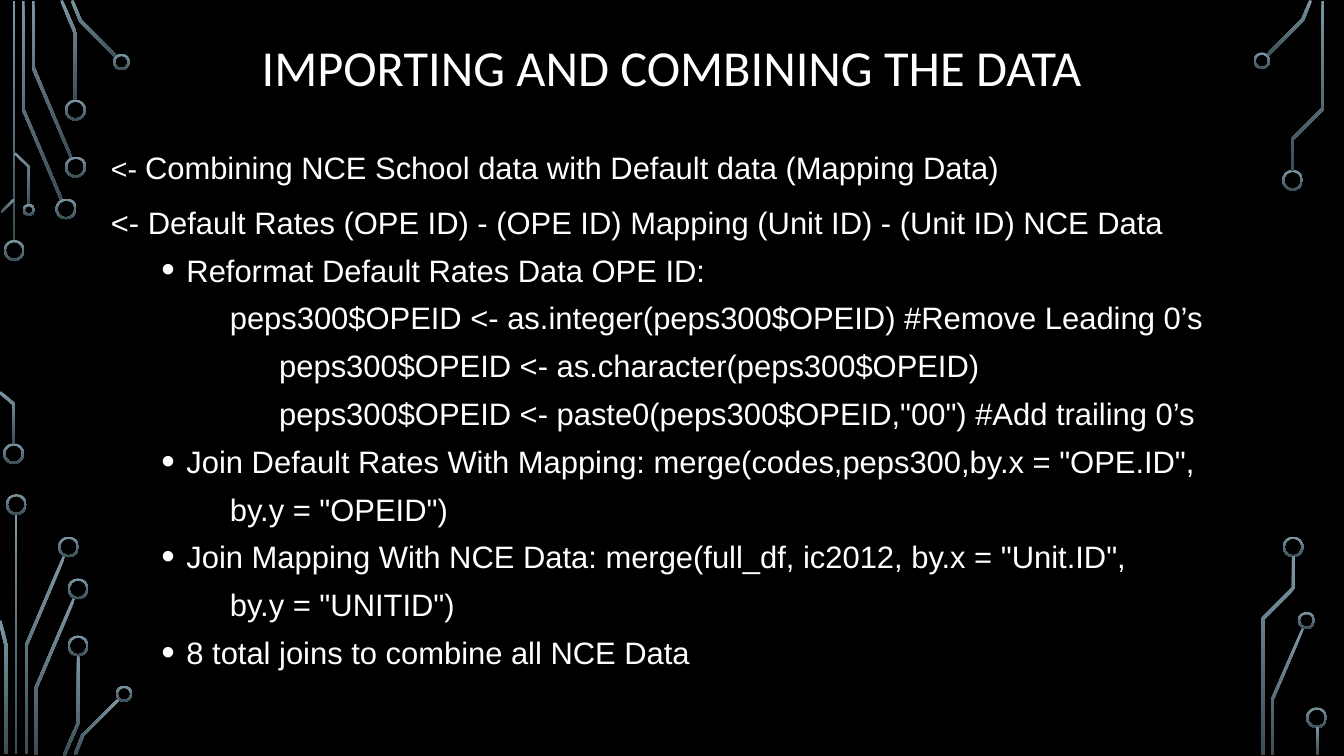
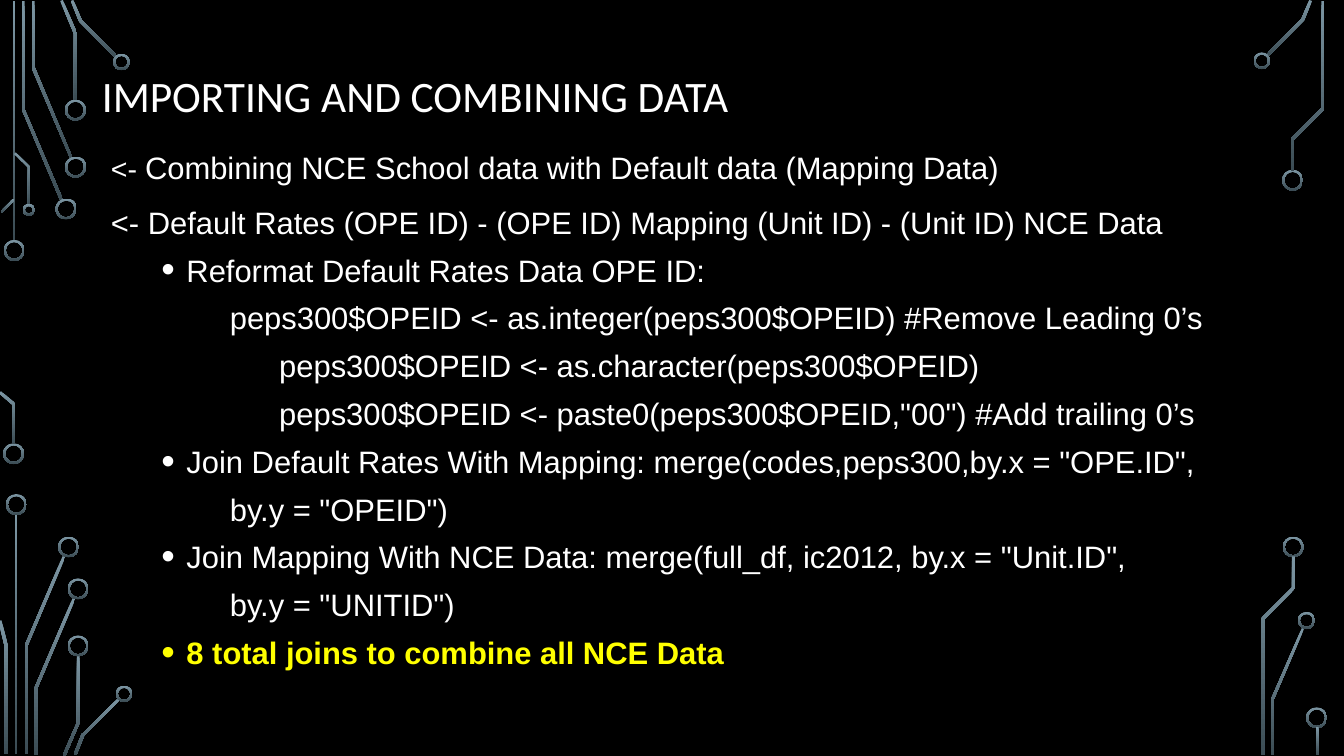
Before and after one commit to matt-pelham/rgang, a slide deck: slide 6 of Default Data Group Project - final version.pptx. Drawn at 1344x756 pixels with LibreOffice and Linux fonts; fonts in the diff are those of the drawing; background and template pictures are left out. Boxes give left, top, right and bottom in pixels: in the first picture for what was removed or moved away, otherwise in the second. Text is boxed around its words. In the diff, an @@ line names an element or a change of style, - is before the commit and + after.

```diff
--- a/Default Data Group Project - final version.pptx
+++ b/Default Data Group Project - final version.pptx
@@ text "IMPORTING AND COMBINING DATA" at <box>102,84,729,113</box>: vertical alignment middle to top @@
@@ text at <box>102,84,729,113</box>: text changed; size 36 to 31 pt @@
-IMPORTING AND COMBINING THE DATA
+IMPORTING AND COMBINING DATA
@@ text at <box>186,641,724,671</box>: text colour #FFFFFF to #FFFF00, bold on in "8 total joins to combine all NCE ..." @@
```
Also in this commit, not shown: 15 other slides changed.
